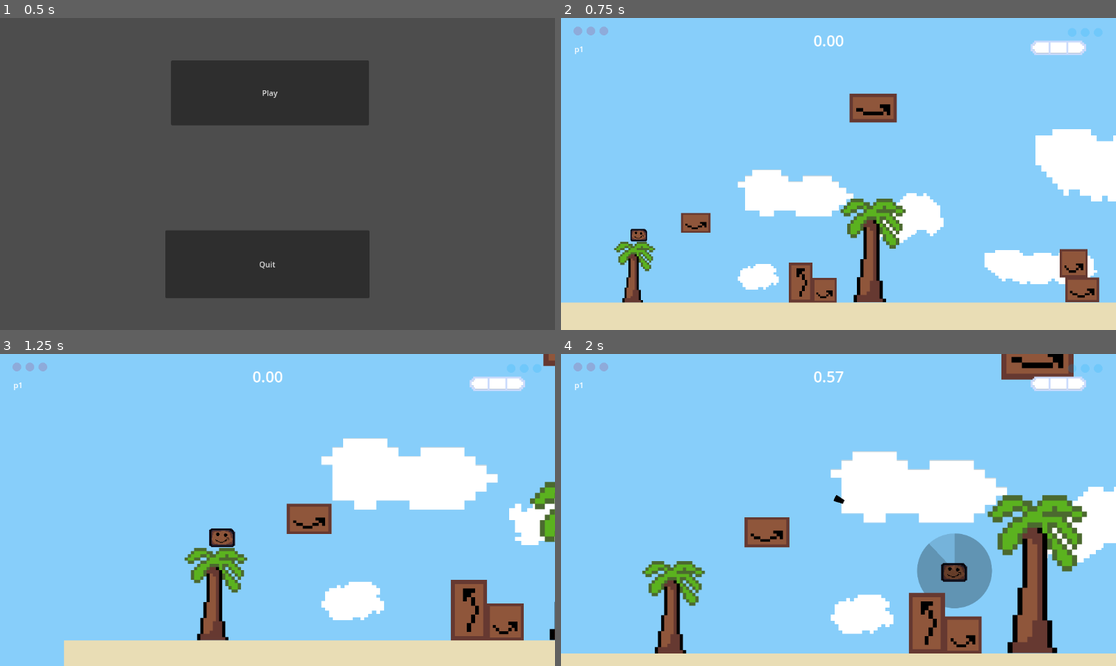
Above: before the commit, frames 1-4 (two rows, left to right).
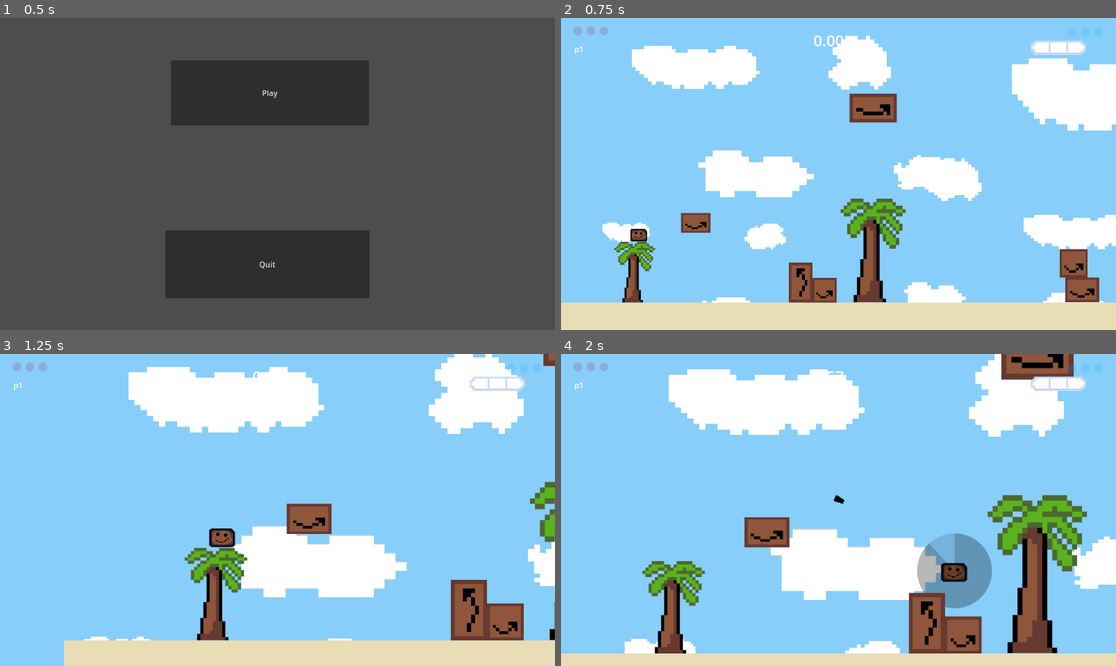
Above: after the commit, the same moments.

Repository: huhaochen06/Crayon-Box-Tournament
Game: Godot game, scene res://main.tscn
The game is run twice, just before and just after one commit, with the same random seed, the same clock (stepped at 60 frames per second) and the same inputs.
Inputs (mouse positions are in pixels of both pictures, inside the frame that each line leads up to):
- Up to frame 1 (0.5 s): no input
- Up to frame 2 (0.75 s): click "Play" at 0.5 s
- Up to frame 3 (1.25 s): no input
- Up to frame 4 (2 s): tap Enter (ui_accept) at 1.25, 1.52 s; move the mouse to (960, 494) at 1.27 s; hold Right (ui_right) from 1.28 s (still down); tap K (ability) at 1.35 s; click (960, 494) at 1.42 s

Frame 1 is identical in both runs. In frame 2, 20% of the frame differs, in the area x 7-100%, y 5-92%; in frame 3, 21%; in frame 4, 22%, in the area x 11-100%, y 0-96%.

Commit message:
say gex

Diff:
--- a/world/world_2/world_2.tscn
+++ b/world/world_2/world_2.tscn
@@ -189,71 +189,104 @@
 metadata/_edit_lock_ = true
 
 [node name="ParallaxLayer2" type="ParallaxLayer" parent="ParallaxBackground"]
-motion_scale = Vector2(0.5, 1)
+motion_scale = Vector2(0.2, 0.2)
 
 [node name="Clouds8" type="Sprite2D" parent="ParallaxBackground/ParallaxLayer2"]
 texture_filter = 1
-position = Vector2(240, 360)
+position = Vector2(200, 224)
 scale = Vector2(1.125, 0.910194)
 texture = ExtResource("9_kfx34")
 centered = false
-metadata/_edit_lock_ = true
 
 [node name="Clouds7" type="Sprite2D" parent="ParallaxBackground/ParallaxLayer2"]
 texture_filter = 1
-position = Vector2(1067, 447)
+position = Vector2(984, 232)
 scale = Vector2(0.6, 0.556738)
 texture = ExtResource("5_mmae8")
 centered = false
-metadata/_edit_lock_ = true
 
 [node name="Clouds3" type="Sprite2D" parent="ParallaxBackground/ParallaxLayer2"]
 texture_filter = 1
-position = Vector2(624, 489)
+position = Vector2(706, 329)
 scale = Vector2(0.55, 0.442857)
 texture = ExtResource("3_gxccb")
 centered = false
-metadata/_edit_lock_ = true
 
 [node name="Clouds2" type="Sprite2D" parent="ParallaxBackground/ParallaxLayer2"]
 texture_filter = 1
-position = Vector2(704, 296)
+position = Vector2(688, 80)
 scale = Vector2(0.8625, 0.935714)
 texture = ExtResource("3_gxccb")
 centered = false
-metadata/_edit_lock_ = true
 
 [node name="Clouds6" type="Sprite2D" parent="ParallaxBackground/ParallaxLayer2"]
 texture_filter = 1
-position = Vector2(480, 400)
+position = Vector2(560, 240)
 scale = Vector2(0.52439, 0.477848)
 texture = ExtResource("12_wyk6s")
 centered = false
-metadata/_edit_lock_ = true
 
 [node name="Clouds5" type="Sprite2D" parent="ParallaxBackground/ParallaxLayer2"]
 texture_filter = 1
-position = Vector2(432, 424)
+position = Vector2(504, 240)
 scale = Vector2(0.603896, 0.421986)
 texture = ExtResource("13_4ru01")
 centered = false
-metadata/_edit_lock_ = true
 
 [node name="Clouds4" type="Sprite2D" parent="ParallaxBackground/ParallaxLayer2"]
 texture_filter = 1
-position = Vector2(240, 512)
+position = Vector2(272, 344)
 scale = Vector2(0.4, 0.329787)
 texture = ExtResource("5_mmae8")
 centered = false
-metadata/_edit_lock_ = true
 
 [node name="Clouds1" type="Sprite2D" parent="ParallaxBackground/ParallaxLayer2"]
-visible = false
-texture_filter = 1
-position = Vector2(130.75, 478.5)
+texture_filter = 1
+position = Vector2(88, 360)
 scale = Vector2(0.232813, 0.25)
 texture = ExtResource("3_gxccb")
-metadata/_edit_lock_ = true
+
+[node name="Clouds9" type="Sprite2D" parent="ParallaxBackground/ParallaxLayer2"]
+texture_filter = 1
+position = Vector2(520, 432)
+scale = Vector2(0.6, 0.57767)
+texture = ExtResource("9_kfx34")
+centered = false
+
+[node name="Clouds10" type="Sprite2D" parent="ParallaxBackground/ParallaxLayer2"]
+texture_filter = 1
+position = Vector2(400, 48)
+scale = Vector2(0.646341, 0.601266)
+texture = ExtResource("12_wyk6s")
+centered = false
+
+[node name="Clouds11" type="Sprite2D" parent="ParallaxBackground/ParallaxLayer2"]
+texture_filter = 1
+position = Vector2(952, 432)
+scale = Vector2(0.678571, 0.533688)
+texture = ExtResource("13_4ru01")
+centered = false
+
+[node name="Clouds12" type="Sprite2D" parent="ParallaxBackground/ParallaxLayer2"]
+texture_filter = 1
+position = Vector2(176, 456)
+scale = Vector2(0.75, 0.556738)
+texture = ExtResource("5_mmae8")
+centered = false
+
+[node name="Clouds13" type="Sprite2D" parent="ParallaxBackground/ParallaxLayer2"]
+texture_filter = 1
+position = Vector2(96, 64)
+scale = Vector2(0.625, 0.557143)
+texture = ExtResource("3_gxccb")
+centered = false
+
+[node name="Clouds14" type="Sprite2D" parent="ParallaxBackground/ParallaxLayer2"]
+texture_filter = 1
+position = Vector2(736, 448)
+scale = Vector2(0.675, 0.65534)
+texture = ExtResource("9_kfx34")
+centered = false
 
 [node name="Spawn" parent="." instance=ExtResource("13_oy7cx")]
 position = Vector2(38, 457)
Not shown: 1 places in world/world_1/world_1.tscn that only renumber resources
